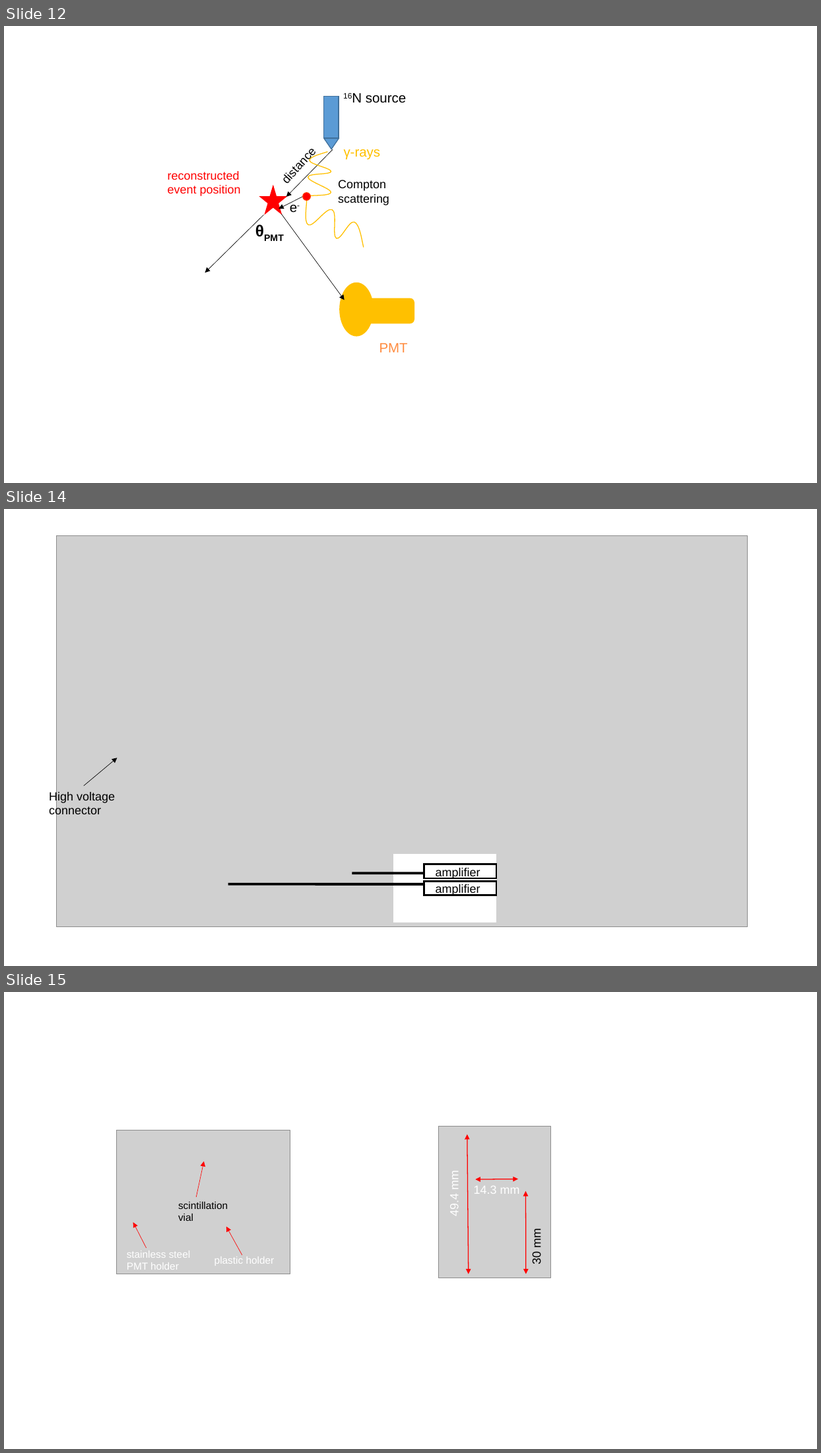
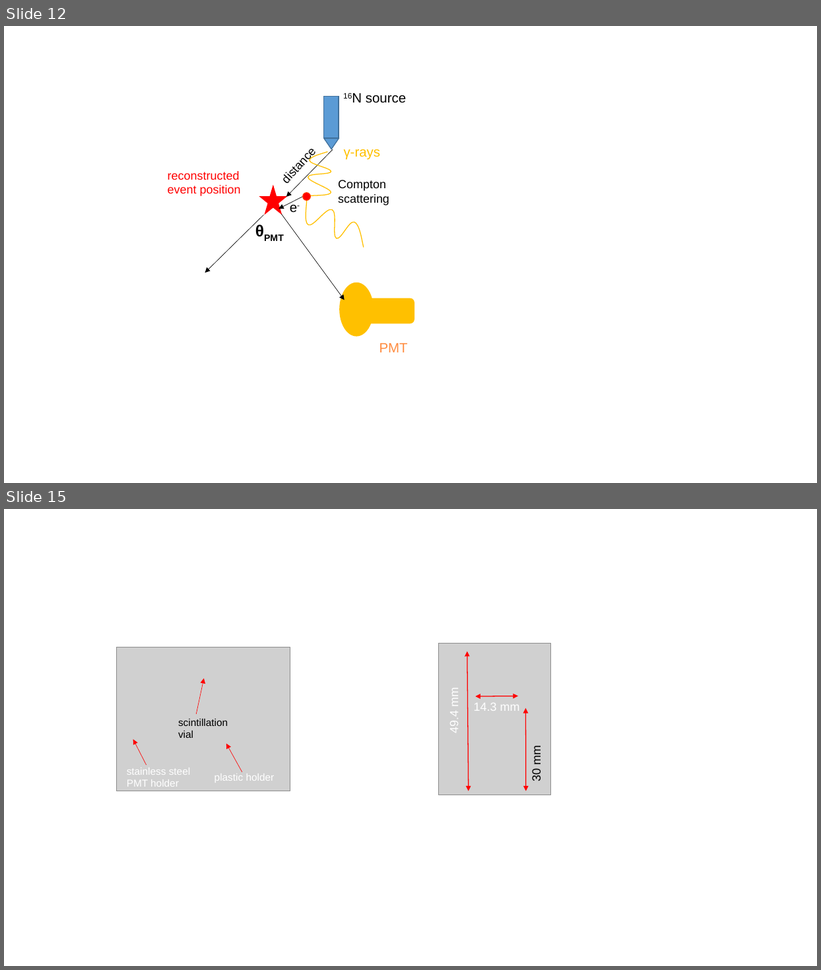
Before and after one commit to jhualberta/thesis, a slide deck: thesisPlots1.ppt. Shown one above the other, each under a label of ours: slides 12, 14 and 15 before the commit, slides 12 and 15 after it; the slides between them are not shown. The pictures are 821x1453 and 821x970 pixels, drawn with LibreOffice and Linux fonts; fonts in the diff are those of the drawing; grey boxes stand for pictures. Boxes give left, top, right and bottom in pixels: in the first picture for what was removed or moved away, otherwise in the second. Text is boxed around its words. In the diff, an @@ line names an element or a change of style, - is before the commit and + after.

```diff
--- a/thesisPlots1.ppt
+++ b/thesisPlots1.ppt
@@ slide 14 removed at box(4, 509, 817, 966), background #FFFFFF @@
@@ arrow removed from (84, 786) to (117, 758) @@
@@ text removed at box(49, 791, 115, 818) @@
-High voltage
-connector
@@ group removed at box(56, 536, 747, 927): 3 rectangles, 2 lines, 1 picture, 1 text @@
-amplifier
@@ text removed at box(436, 885, 481, 896) @@
-amplifier
```
Also in this commit, not shown: 1 slide changed, 2 slides added, 19 other files.
